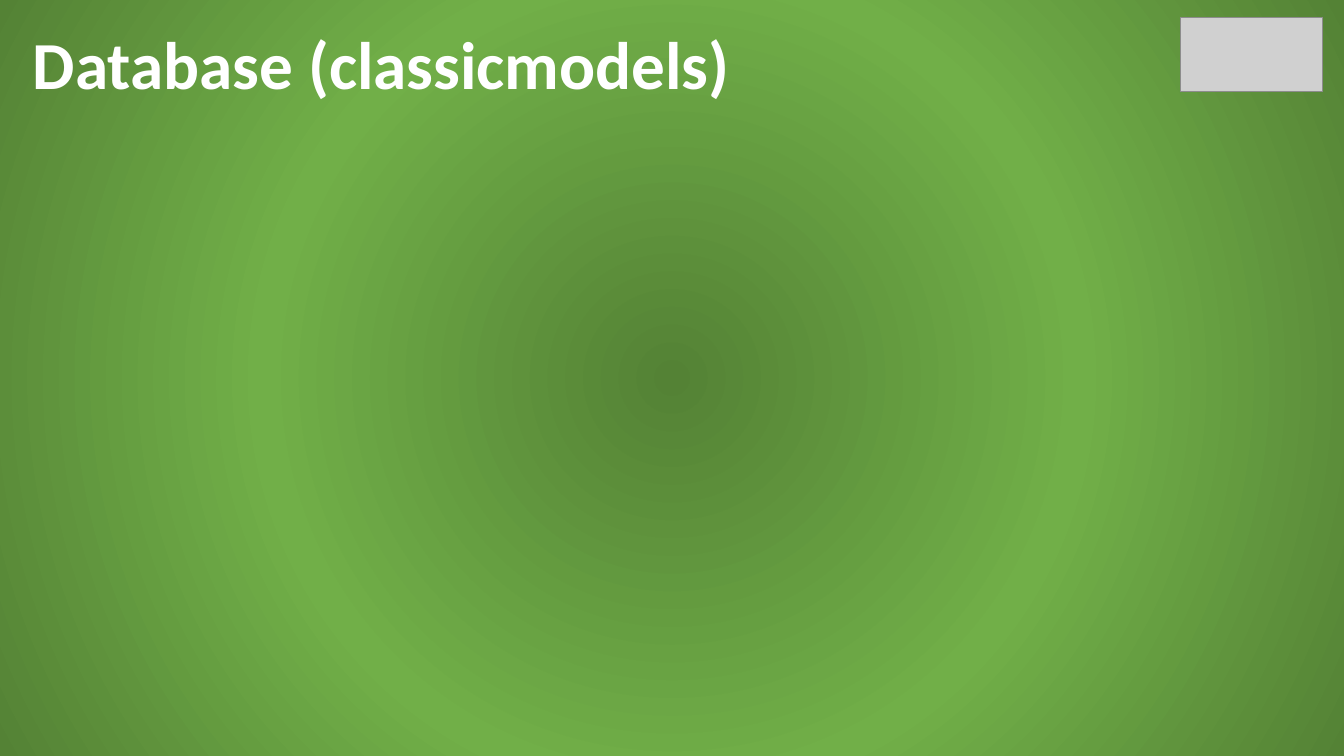
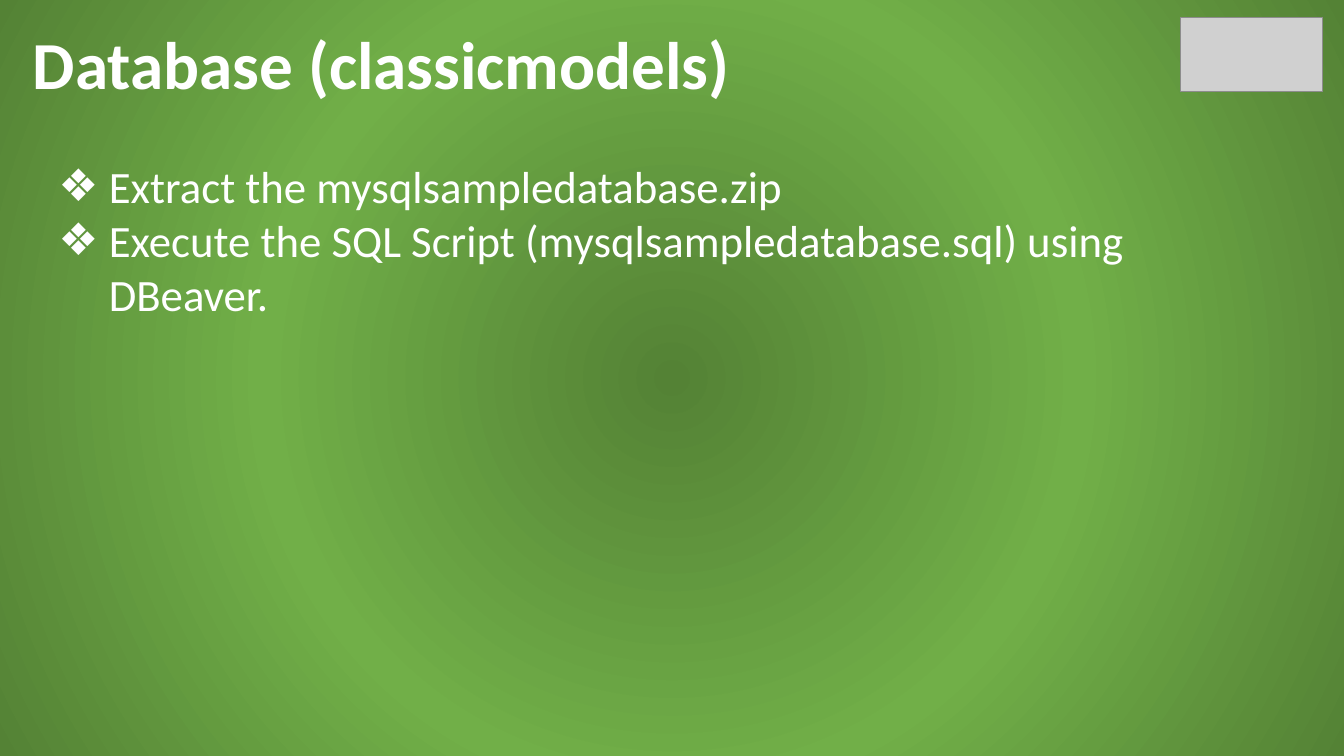
Before and after one commit to jonasalberttan/mysql-in-action, a slide deck: slide 9 of files/mysql-in-action-presentation.pptx (slide 8 before the commit). Drawn at 1344x756 pixels with LibreOffice and Linux fonts; fonts in the diff are those of the drawing; grey boxes stand for pictures. Boxes give left, top, right and bottom in pixels: in the first picture for what was removed or moved away, otherwise in the second. Text is boxed around its words. In the diff, an @@ line names an element or a change of style, - is before the commit and + after.

Commit message:
update

```diff
--- a/files/mysql-in-action-presentation.pptx
+++ b/files/mysql-in-action-presentation.pptx
@@ text added at [109, 172, 1123, 312], 32 pt, text #FFFFFF @@
+❖ Extract the mysqlsampledatabase.zip
+❖ Execute the SQL Script (mysqlsampledatabase.sql) using DBeaver.
```
Also in this commit, not shown: 3 other slides changed, 2 slides added.
